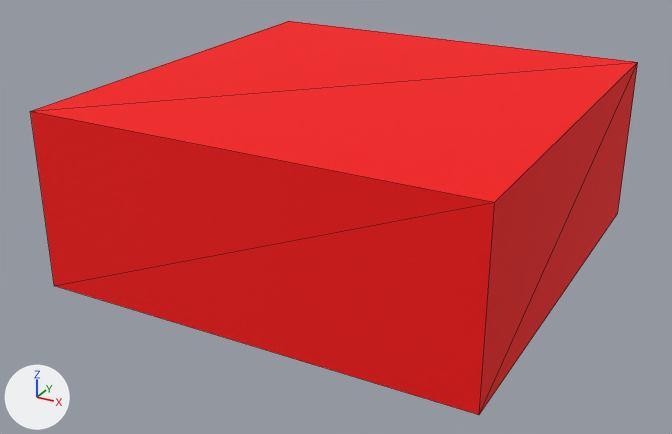
The FBX model models/fbx/hall.FBX as it was, and as the next commit left it.
The view is the same before and after, from a 50 mm lens placed at (134.0, -261.0, 133.0), pointed at (-5.0, -8.0, 6.0). Every picture has the same lights, and +X, +Y and +Z are marked at lower left. Mesh edges are drawn as thin lines. Where no turn or scale is listed for an object, it has been applied to the vertices. Vertices at the same position are counted once.

Objects in the first picture: 'skybox'.
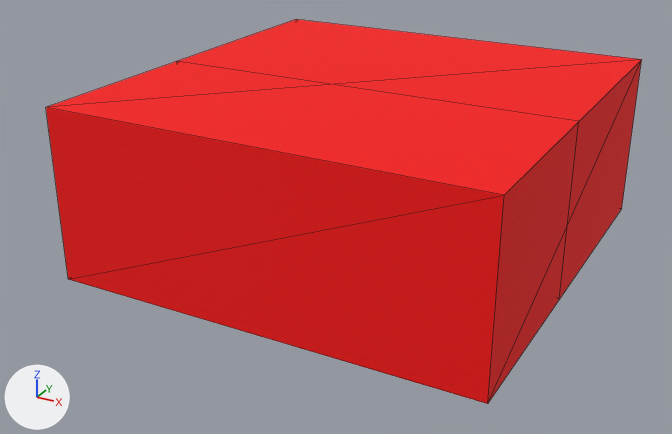
Where the newer file only moved an object's origin or applied its transform, the numbers keep the older frame.

Where the change shows, as pixel boxes [x1, y1, x2, y2] in the pictures (672 x 434 px):
'skybox', reshaped, moved: before [30, 21, 638, 415]; after [46, 19, 642, 404]

The edits, one by one:
me_mesh_002 is used by ob_skybox; location (0.0, 0.0, -6.6); scale (0.0254, 0.0254, 0.0254).
me_mesh_002 had 8 vertices, 12 faces and spanned x -2832.0..2832.0, y -2867.0..2867.0, z 0.0..2282.0.
me_mesh_002 now has 12 vertices, 14 faces and spans x -2832.0..2832.0, y -2867.0..2867.0, z -1141.0..1141.0.
me_mesh_002 part 1: the whole mesh is rebuilt.
Object 'skybox' (ob_skybox) moves from (0.0, 0.0, -6.6) to (0.0, 6.2, 22.0).
